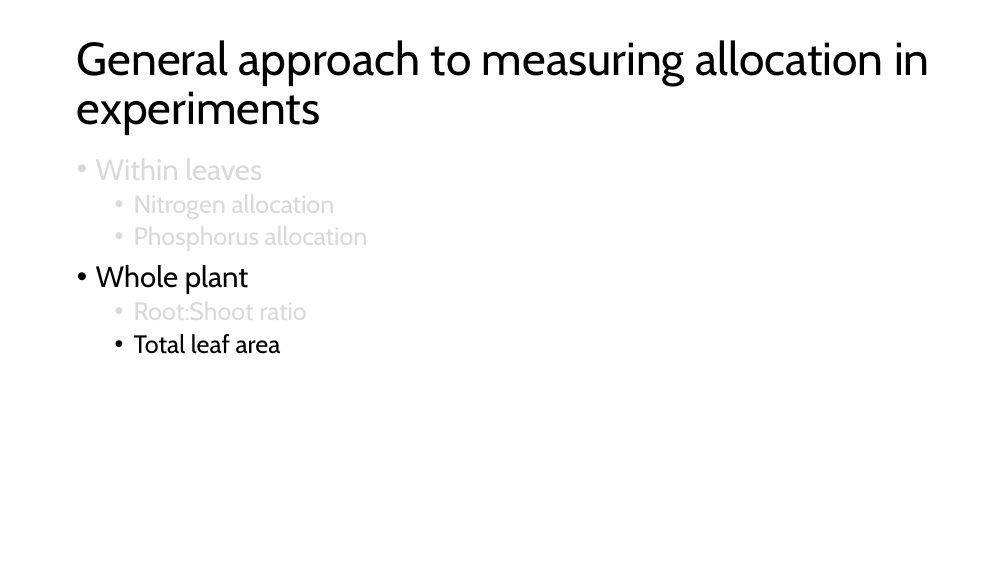
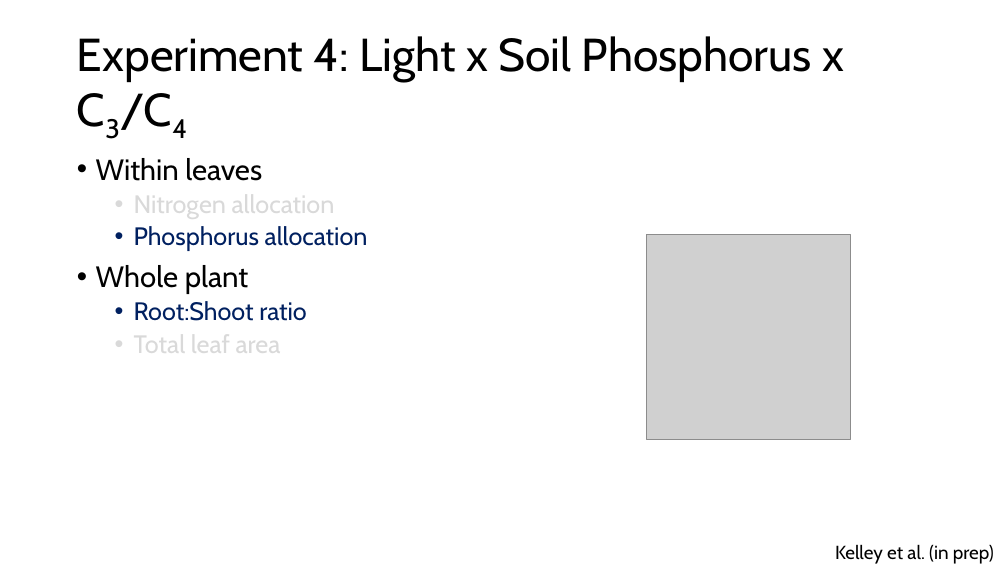
Before and after one commit to SmithEcophysLab/seminar, a slide deck: slide 17 of 2026_lemontree_allocation/src/lt_science_allocation_smith.pptx (slide 9 before the commit). Drawn at 1008x567 pixels with LibreOffice and Linux fonts; fonts in the diff are those of the drawing; grey boxes stand for pictures. Boxes give left, top, right and bottom in pixels: in the first picture for what was removed or moved away, otherwise in the second. Text is boxed around its words. In the diff, an @@ line names an element or a change of style, - is before the commit and + after.

```diff
--- a/2026_lemontree_allocation/src/lt_science_allocation_smith.pptx
+++ b/2026_lemontree_allocation/src/lt_science_allocation_smith.pptx
@@ title at box(77, 36, 844, 82): text changed @@
-General approach to measuring allocation in experiments
+Experiment 4: Light x Soil Phosphorus x C3/C4
@@ text at box(96, 158, 368, 360): text colour #D9D9D9 to #000000 in "Within leaves"; text colour #D9D9D9 to #002060 in "Phosphorus allocation", "Root:Shoot ratio"; text colour #000000 to #D9D9D9 in "Total leaf area" @@
@@ picture added at box(647, 234, 851, 439) @@
@@ text added at box(835, 544, 994, 564), 18 pt, text #000000 @@
+Kelley et al. (in prep)
```
Also in this commit, not shown: 12 other slides changed.
